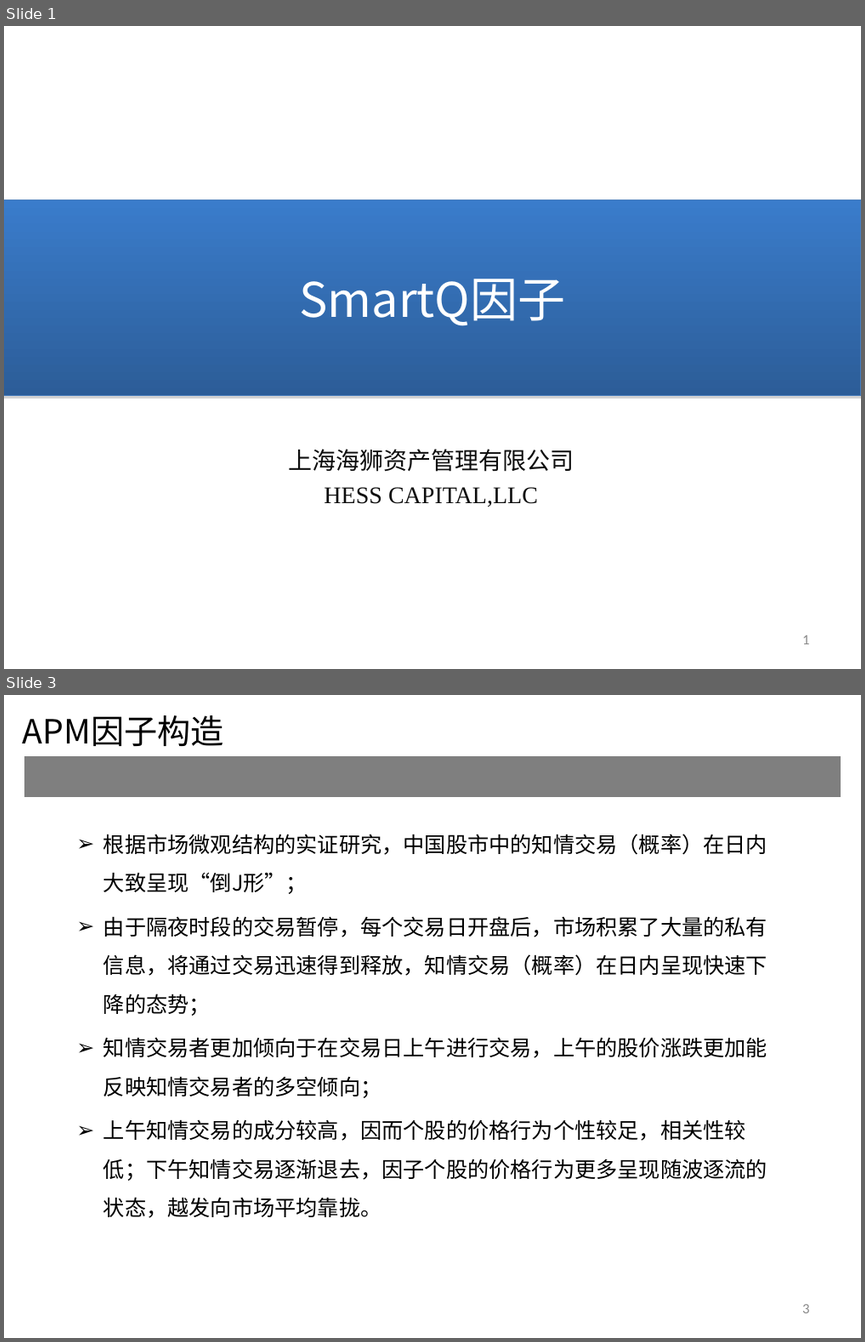
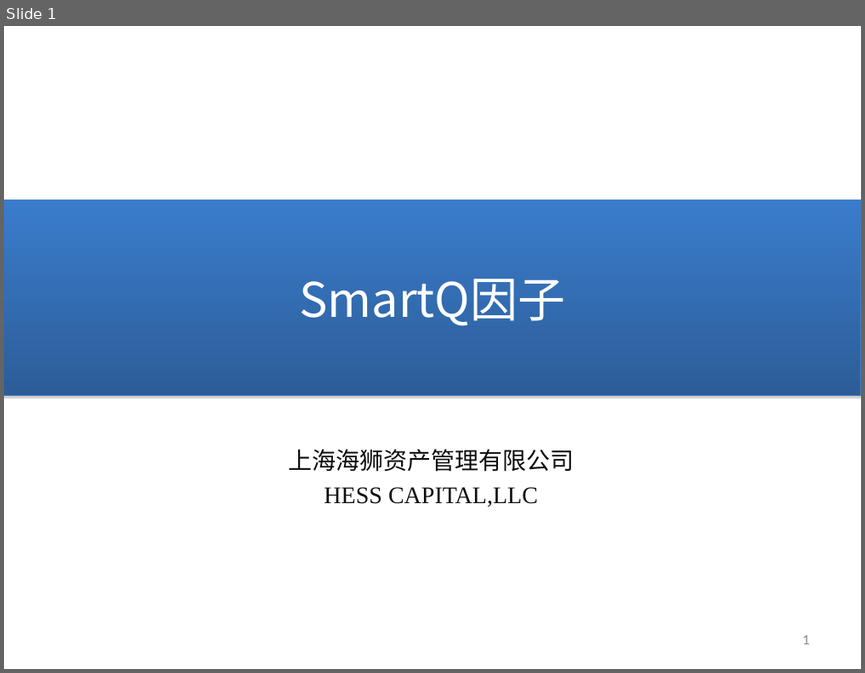
Before and after one commit to rafs/MultiFactor, a slide deck: doc/SmartQ因子.ppt. Shown one above the other, each under a label of ours: slides 1 and 3 before the commit, slide 1 after it; the slides between them are not shown. The pictures are 865x1342 and 865x673 pixels, drawn with LibreOffice and Linux fonts; fonts in the diff are those of the drawing. Boxes give left, top, right and bottom in pixels: in the first picture for what was removed or moved away, otherwise in the second. Text is boxed around its words. In the diff, an @@ line names an element or a change of style, - is before the commit and + after.

```diff
--- a/doc/SmartQ因子.ppt
+++ b/doc/SmartQ因子.ppt
@@ slide 3 removed at [4, 695, 861, 1338], background #FFFFFF @@
@@ text removed at [23, 715, 224, 746] @@
-APM因子构造
@@ table removed at [24, 755, 840, 769], 1 rows, 1 columns @@
-
@@ text removed at [103, 834, 767, 1218] @@
-➢ 根据市场微观结构的实证研究，中国股市中的知情交易（概率）在日内大致呈现“倒J形”；
-➢ 由于隔夜时段的交易暂停，每个交易日开盘后，市场积累了大量的私有信息，将通过交易迅速得到释放，知情交易（概率）在日内呈现快速下降的态势；
-➢ 知情交易者更加倾向于在交易日上午进行交易，上午的股价涨跌更加能反映知情交易者的多空倾向；
-➢ 上午知情交易的成分较高，因而个股的价格行为个性较足，相关性较低；下午知情交易逐渐退去，因子个股的价格行为更多呈现随波逐流的状态，越发向市场平均靠拢。
@@ page number removed at [802, 1304, 809, 1313] @@
-3
```
Also in this commit, not shown: 8 slides changed, 7 slides added, 12 other slides removed, 9 other files.
